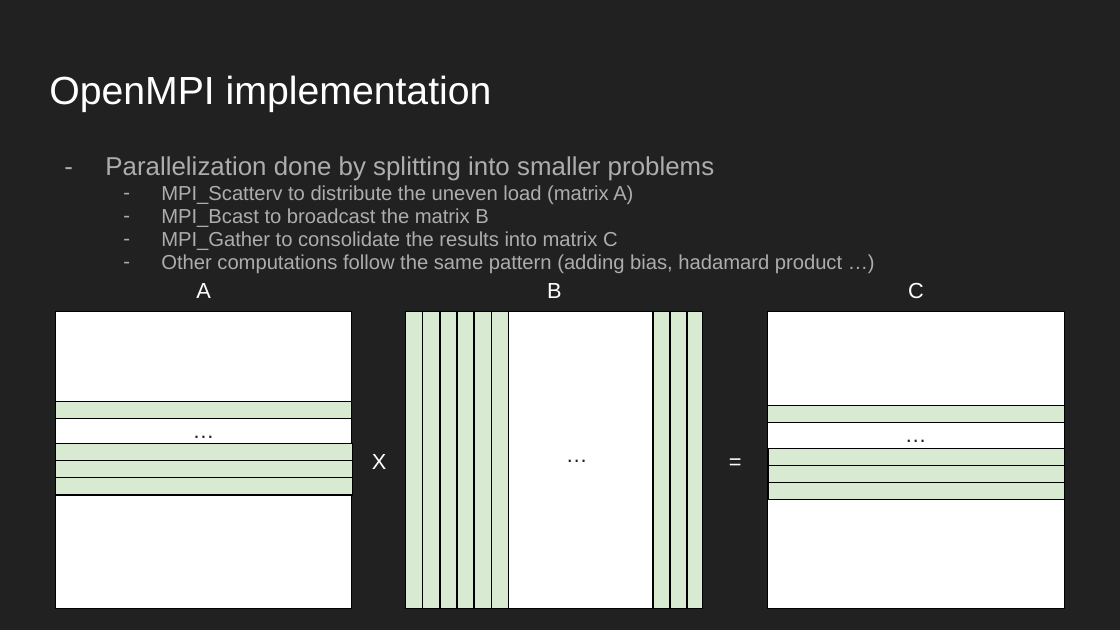
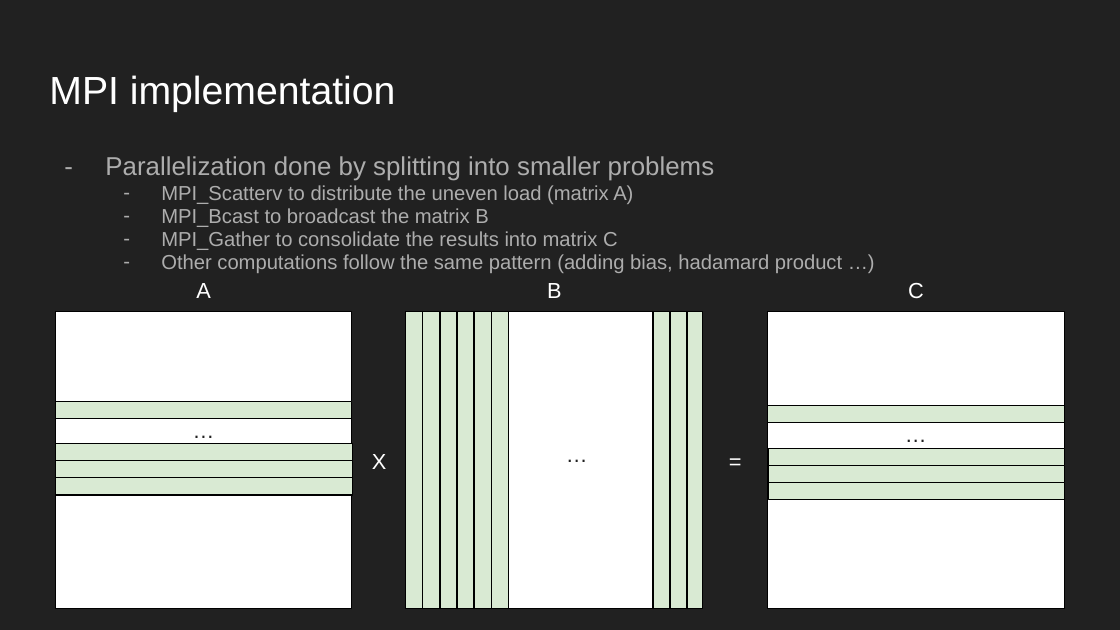
Before and after one commit to gallindic/HPC-Neural-Network-parallelization, a slide deck: slide 9 of presentation/Neural network training.pptx (slide 8 before the commit). Drawn at 1120x630 pixels with LibreOffice and Linux fonts; fonts in the diff are those of the drawing. Boxes give left, top, right and bottom in pixels: in the first picture for what was removed or moved away, otherwise in the second. Text is boxed around its words. In the diff, an @@ line names an element or a change of style, - is before the commit and + after.

```diff
--- a/presentation/Neural network training.pptx
+++ b/presentation/Neural network training.pptx
@@ title at (49,75,396,112): text changed @@
-OpenMPI implementation
+MPI implementation
```
Also in this commit, not shown: 2 other slides changed, 2 slides added, 1 other file.
